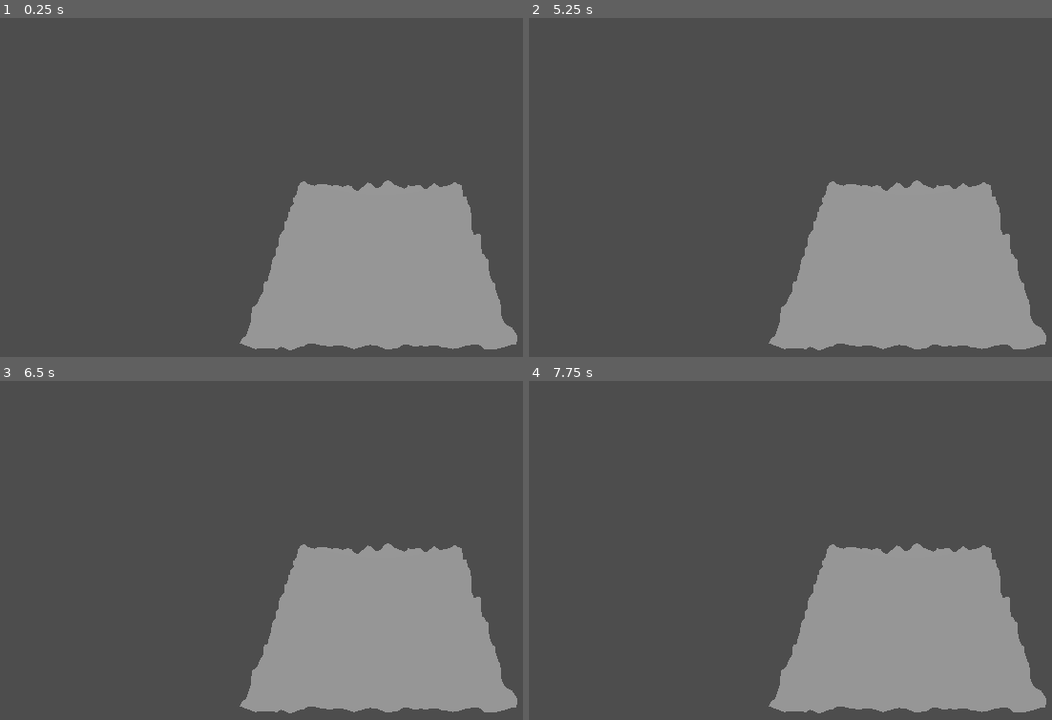
Above: before the commit, frames 1-4 (two rows, left to right).
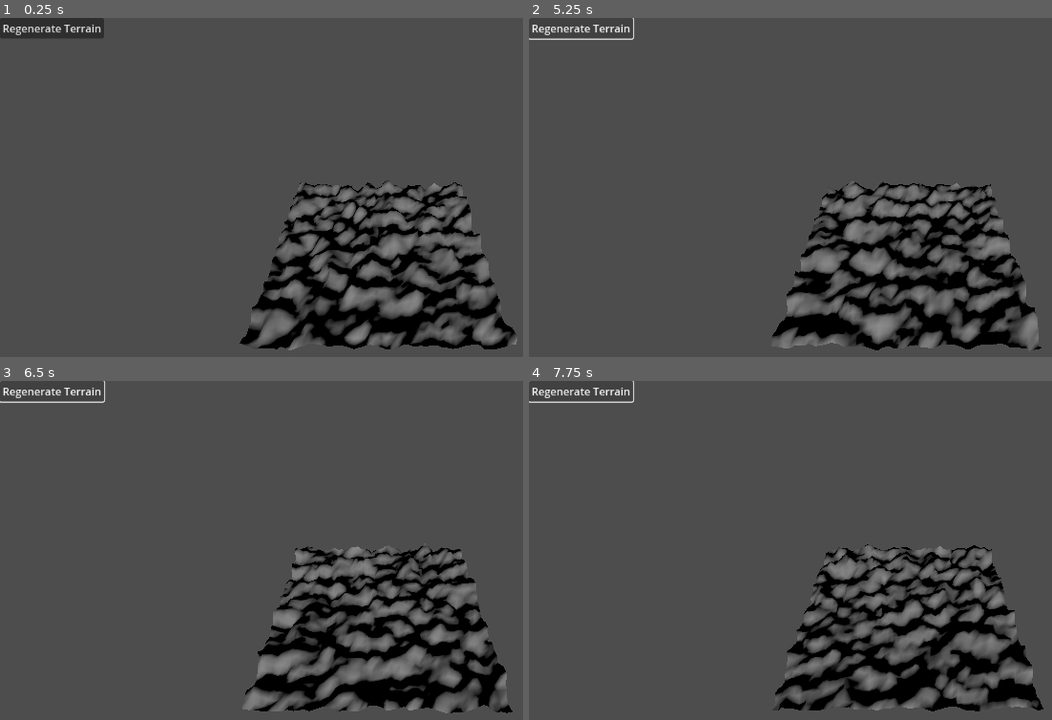
Above: after the commit, the same moments.

Repository: AstraaaV/Terrain-Brief
Game: Godot game, scene res://TerrainScene.tscn
Same seed, same stepped clock (60 frames per second), same inputs: the game is played once before the commit and once after it. The project has no main scene, so this scene is started directly.
Inputs (mouse positions are in pixels of both pictures, inside the frame that each line leads up to):
- Up to frame 1 (0.25 s): no input
- Up to frame 2 (5.25 s): click (581, 28) at 0.5 s, where only the run after the commit has a clickable "Regenerate Terrain"; click (581, 28) at 1.25 s, where only the run after the commit has a clickable "Regenerate Terrain"; click (581, 28) at 2 s, where only the run after the commit has a clickable "Regenerate Terrain"; tap Enter at 2.75, 4.25 s; tap Space at 3.5, 5 s
- Up to frame 3 (6.5 s): tap Enter at 5.75 s
- Up to frame 4 (7.75 s): tap Space at 6.5 s

The runs differ from the first frame. In frame 1, 21% of the frame differs, in the area x 0-99%, y 0-99%; in frame 2, 20%; in frame 3, 20%; in frame 4, 20%.

Commit message:
Added regen button
Added a regenerate terrain button but it does not work currently

Diff:
--- a/Godot/terrain-brief/TerrainScene.tscn
+++ b/Godot/terrain-brief/TerrainScene.tscn
@@ -11,3 +11,12 @@
 transform = Transform3D(1, 0, 0, 0, 0.70710677, 0.70710677, 0, -0.70710677, 0.70710677, 25, 50, 70)
 
 [node name="DirectionalLight3D" type="DirectionalLight3D" parent="."]
+
+[node name="CanvasLayer" type="CanvasLayer" parent="."]
+
+[node name="RegenerateButton" type="Button" parent="CanvasLayer"]
+offset_right = 8.0
+offset_bottom = 8.0
+text = "Regenerate Terrain"
+
+[connection signal="pressed" from="CanvasLayer/RegenerateButton" to="Terrain" method="_on_button_pressed"]
--- a/Godot/terrain-brief/terrain.gd
+++ b/Godot/terrain-brief/terrain.gd
@@ -42,6 +42,10 @@
 			st.add_vertex(v2)
 			st.add_vertex(v4)
 			st.add_vertex(v3)
-	st.generate_normals
+	st.generate_normals()
 
 	mesh = st.commit()
+
+func _on_button_pressed():
+	noise.seed = randi()
+	generate_terrain()
